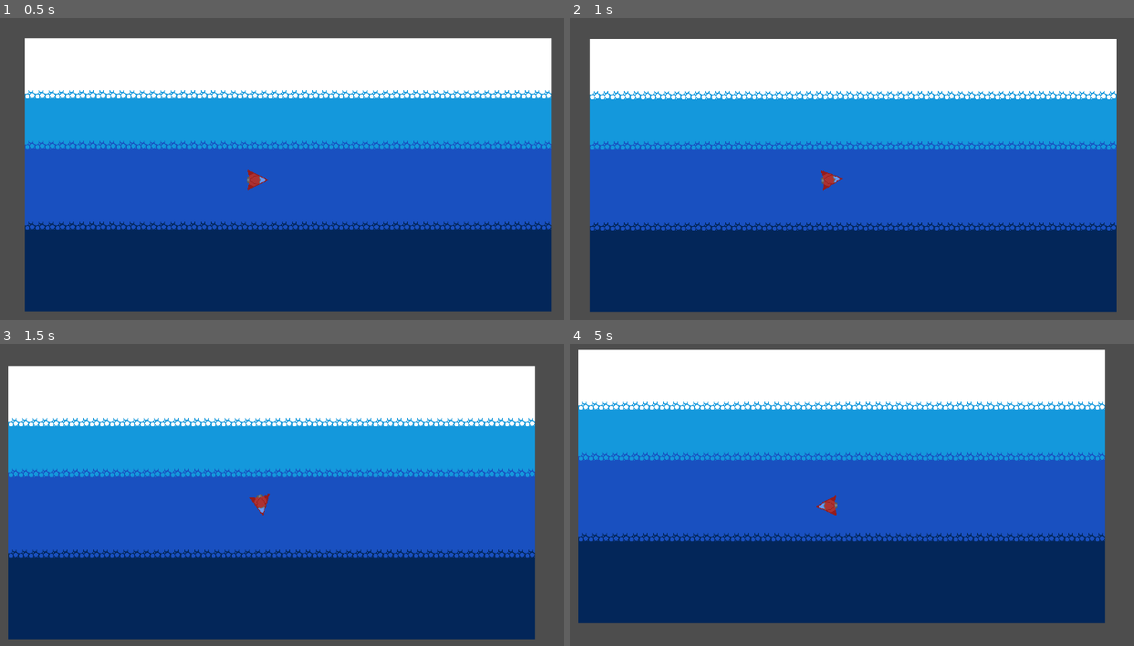
Above: before the commit, frames 1-4 (two rows, left to right).
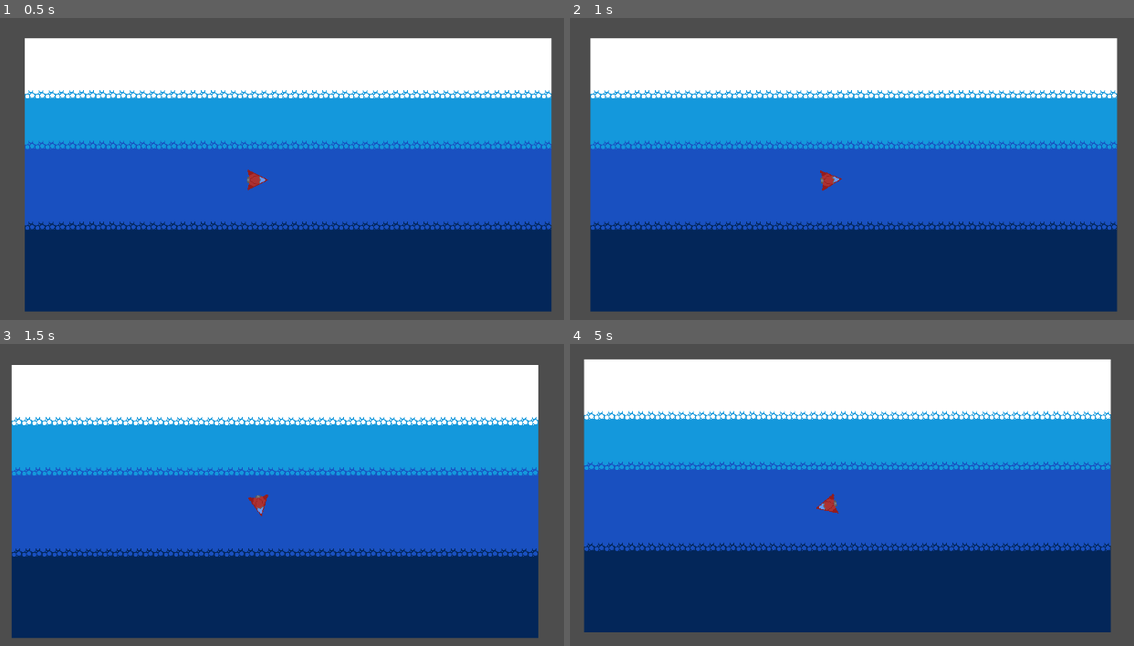
Above: after the commit, the same moments.

Repository: Dcarreon/prototype-air-ride
Game: Godot game, scene res://scenes/game.tscn
Same seed, same stepped clock (60 frames per second), same inputs: the game is played once before the commit and once after it.
Inputs (mouse positions are in pixels of both pictures, inside the frame that each line leads up to):
- Up to frame 1 (0.5 s): no input
- Up to frame 2 (1 s): tap Enter (ui_accept) at 0.5, 0.77 s; move the mouse to (987, 159) at 0.52 s
- Up to frame 3 (1.5 s): move the mouse to (112, 525) at 1.27 s
- Up to frame 4 (5 s): tap Enter (ui_accept) at 1.52, 3.02, 3.77, 4.52 s; move the mouse to (902, 416) at 2.02 s; move the mouse to (789, 588) at 2.77 s; move the mouse to (1043, 567) at 3.52 s; move the mouse to (609, 443) at 4.27 s

Frame 1 is identical in both runs. In frame 2, 4.0% of the frame differs, in the area x 3-98%, y 6-98%; in frame 3, 7.3%; in frame 4, 18%, in the area x 1-96%, y 1-96%.

Commit message:
player stops turning when velocity becomes zero

Diff:
--- a/scripts/player_jet.gd
+++ b/scripts/player_jet.gd
@@ -10,9 +10,10 @@
 
 func _physics_process(delta: float) -> void:
 	# ROTATION
-	var angle := global_position.angle_to_point(get_global_mouse_position())
-	var last_global_rotation := global_rotation
-	global_rotation = lerp_angle(last_global_rotation, angle, rotation_speed)
+	if (velocity != Vector2.ZERO):
+		var angle := global_position.angle_to_point(get_global_mouse_position())
+		var last_global_rotation := global_rotation
+		global_rotation = lerp_angle(last_global_rotation, angle, rotation_speed)
 
 	# MOVEMENT
 	if Input.is_action_pressed("ui_accept"):
@@ -20,5 +21,19 @@
 		velocity = velocity.move_toward(direction * max_speed, acceleration * delta)
 	elif (velocity != Vector2.ZERO):
 		velocity = lerp(velocity, Vector2.ZERO, 0.02)
+		velocity = _round_vec2_to_whole(velocity)
 
 	move_and_slide()
+
+func _round_vec2_to_whole(vector: Vector2) -> Vector2:
+	if vector.x < 0:
+		vector.x = ceil(velocity.x)
+	elif vector.x > 0:
+		vector.x = floor(velocity.x)
+
+	if vector.y < 0:
+		vector.y = ceil(velocity.y)
+	elif vector.y > 0:
+		vector.y = floor(velocity.y)
+
+	return vector
